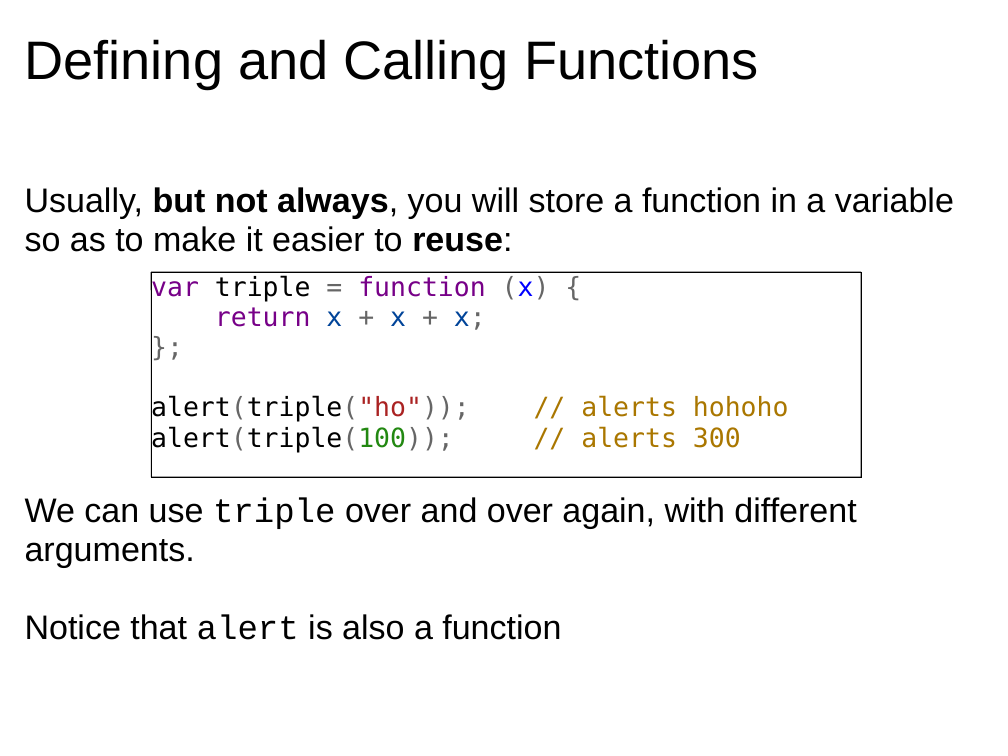
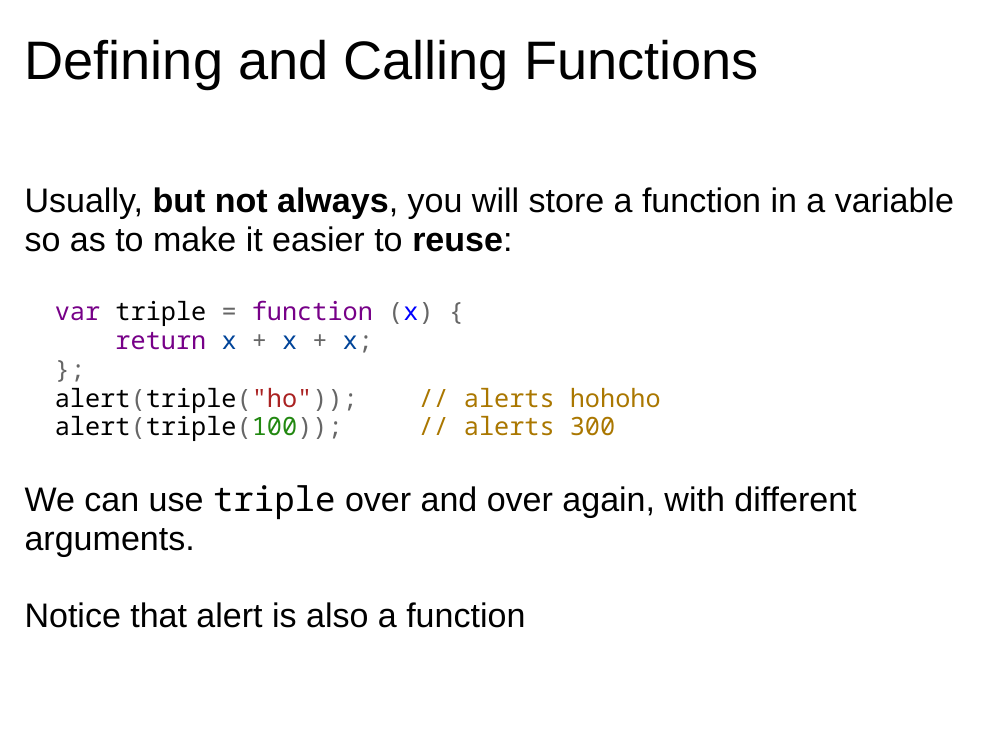
Before and after one commit to dondi/javascript-book, a slide deck: slide 4 of presentations/Chapter_5_Presentation.ppt. Drawn at 1008x756 pixels with LibreOffice and Linux fonts; fonts in the diff are those of the drawing; background and template pictures are left out. Boxes give left, top, right and bottom in pixels: in the first picture for what was removed or moved away, otherwise in the second. Text is boxed around its words. In the diff, an @@ line names an element or a change of style, - is before the commit and + after.

```diff
--- a/presentations/Chapter_5_Presentation.ppt
+++ b/presentations/Chapter_5_Presentation.ppt
@@ text at (x1=55, y1=300, x2=661, y2=441): paragraph added @@
+var triple = function (x) {
+return x + x + x;
+};
+alert(triple("ho")); // alerts hohoho
+alert(triple(100)); // alerts 300
@@ group removed at (x1=151, y1=272, x2=861, y2=477): 8 lines, 1 text @@
-var triple = function (x) {
-return x + x + x;
-};
-alert(triple("ho")); // alerts hohoho
-alert(triple(100)); // alerts 300
@@ text at (x1=25, y1=485, x2=856, y2=628): font Courier New to Noto Sans Mono in "triple"; font Courier New to Arial in "alert" @@
```
Also in this commit, not shown: 5 other slides changed, 39 slides added.
